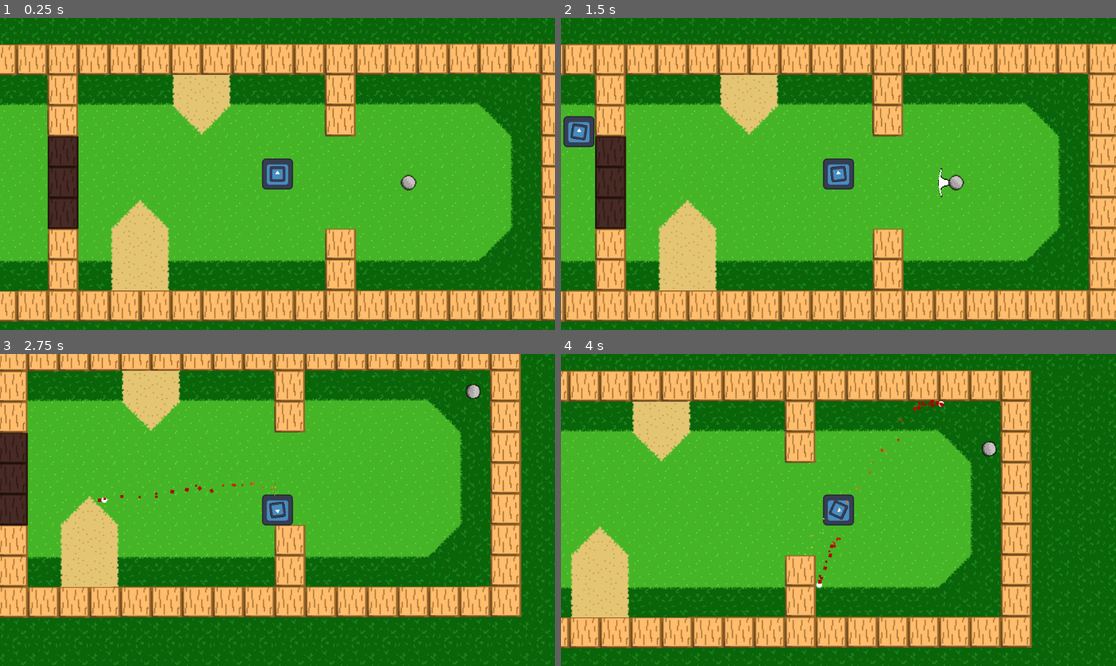
Above: before the commit, frames 1-4 (two rows, left to right).
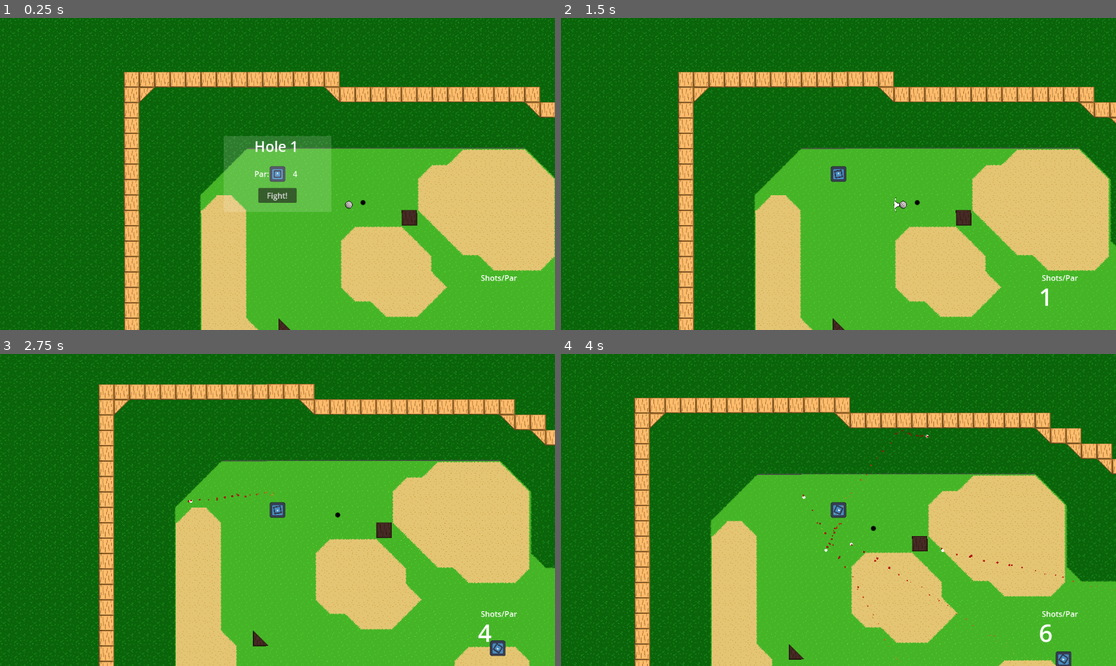
Above: after the commit, the same moments.

Repository: Sabertooth-Software/Bunker-Buster
Game: Godot game, scene res://Scenes/Levels/Hole 4.tscn
Two runs of this game, one before a commit and one after it. Both use one fixed random seed, a clock stepped at 60 frames per second and the inputs below. Before the commit the project starts from res://Scenes/Levels/GolfTiles.tscn. The engine's default icon, where the game draws it, is replaced by a stand-in: a white triangle on a blue panel in a dark square.
Inputs (mouse positions are in pixels of both pictures, inside the frame that each line leads up to):
- Up to frame 1 (0.25 s): no input
- Up to frame 2 (1.5 s): click (838, 195) at 0.5 s, where only the run after the commit has a clickable "Fight!"; move the mouse to (960, 158) at 1.27 s; press the mouse at (960, 158) at 1.28 s; hold Right (right) from 1.28 s (still down)
- Up to frame 3 (2.75 s): tap Space (shoot) at 1.55, 2.1 s; move the mouse to (166, 525) at 2.02 s; release Right (right) at 2.03 s; release the mouse at (166, 525) at 2.03 s; hold S (down) from 2.03 s (still down); click (166, 525) at 2.3 s
- Up to frame 4 (4 s): move the mouse to (894, 441) at 2.77 s; release S (down) at 2.78 s; press the mouse at (894, 441) at 2.78 s; hold Right (right) 2.78-3.53 s; tap Space (shoot) at 3.05, 3.6 s; move the mouse to (810, 572) at 3.52 s; release the mouse at (810, 572) at 3.53 s; hold Up (up) from 3.53 s (still down); click (810, 572) at 3.8 s

The runs differ from the first frame. In frame 1, 77% of the frame differs, in the area x 0-100%, y 0-100%; in frame 2, 74%; in frame 3, 76%; in frame 4, 71%.

Commit message:
Game modes (#21)
* Refactor and add finish states

* Working

* Correctly set par

* a bit more refactoring

Diff:
--- a/CounterUI.gd
+++ b/CounterUI.gd
@@ -1,9 +1,9 @@
 extends Control
 
-@onready var _count_text:RichTextLabel= $counter
+@onready var _count_text: RichTextLabel = $counter
+# Called when the node enters the scene tree for the first time.
+func _ready():
+	ShotCounter.score_update.connect(_on_score_update)
 
-func _ready():
-	ShotCounter.update_ui.connect(_on_update_ui)
-
-func _on_update_ui(score:int,par:int):
-	_count_text.text = (str(score)+"/"+str(par))
+func _on_score_update(score: int):
+	_count_text.text = str(score)
--- a/Scenes/Characters/tank.tscn
+++ b/Scenes/Characters/tank.tscn
@@ -42,5 +42,4 @@
 3: ExtResource("6_5xvq7")
 }
 
-[connection signal="terrain_changed" from="TerrainDetector" to="." method="_on_terrain_detector_terrain_changed"]
 [connection signal="terrain_changed" from="TerrainDetector" to="TerrainParticleSpawner" method="_on_terrain_detector_terrain_changed"]
--- a/Scenes/Components/EndResults.gd
+++ b/Scenes/Components/EndResults.gd
@@ -5,7 +5,6 @@
 
 # Called when the node enters the scene tree for the first time.
 func _ready():
-	ShotCounter.end_level.connect(_on_end_level)
 	card.hide()
 
 func set_score(level:String,score:int):
--- a/Scenes/Components/LevelData.gd
+++ b/Scenes/Components/LevelData.gd
@@ -1,9 +1,10 @@
 extends Node2D
+class_name LevelData
 
-@export var par:int
-@export var current_level:String
-@export var next_level:String
+@export var par: int
+@export var current_level: String
+@export var next_level: String
 
-func _ready():
-	ShotCounter.update_level(par,current_level,next_level)
-	ShotCounter._update_dict(current_level,0)
+func _init(_par: int):
+	par = _par
+	#set name
--- a/Scenes/Components/StartUIBox.gd
+++ b/Scenes/Components/StartUIBox.gd
@@ -4,13 +4,8 @@
 
 # Called when the node enters the scene tree for the first time.
 func _ready():
-	_update_level()
-
-
-func _update_level():
-	level_name.set_text(ShotCounter.current_level)
-	par.set_text(str(ShotCounter._par))
-
+	var level_data: LevelData = SceneManager.get_level_data()
+	par.set_text(str(level_data.par))
 
 func _on_start_level_pressed():
 	get_node("Scorecard").hide()
--- a/Scenes/Levels/Hole 4.tscn
+++ b/Scenes/Levels/Hole 4.tscn
@@ -8,6 +8,10 @@
 [ext_resource type="PackedScene" uid="uid://7sckx3547nbi" path="res://Scenes/Objects/golf_ball.tscn" id="6_qun68"]
 [ext_resource type="PackedScene" uid="uid://dk0vl7gvy64nc" path="res://Scenes/Components/GUI.tscn" id="7_xlvsu"]
 [ext_resource type="PackedScene" uid="uid://bxv4iggssnkxr" path="res://Scenes/Components/LevelData.tscn" id="8_4hmhe"]
+[ext_resource type="Script" path="res://Scripts/Objects/Hole.gd" id="9_j4bpm"]
+
+[sub_resource type="CircleShape2D" id="CircleShape2D_jubvk"]
+radius = 6.0
 
 [node name="Node2D" type="Node2D"]
 
@@ -77,7 +81,7 @@
 target = NodePath("")
 
 [node name="GolfBall" parent="." instance=ExtResource("6_qun68")]
-position = Vector2(1175, -64)
+position = Vector2(504, -383)
 
 [node name="GUI" parent="." instance=ExtResource("7_xlvsu")]
 
@@ -85,3 +89,14 @@
 par = 4
 current_level = "Hole 4"
 next_level = "Hole 5"
+
+[node name="Area2D" type="Area2D" parent="."]
+collision_layer = 0
+collision_mask = 64
+script = ExtResource("9_j4bpm")
+
+[node name="CollisionShape2D" type="CollisionShape2D" parent="Area2D"]
+position = Vector2(534, -387)
+shape = SubResource("CircleShape2D_jubvk")
+
+[connection signal="body_entered" from="Area2D" to="Area2D" method="_on_body_entered"]
--- a/Scenes/Objects/golf_ball.tscn
+++ b/Scenes/Objects/golf_ball.tscn
@@ -12,7 +12,7 @@
 radius = 8.75
 
 [node name="GolfBall" type="RigidBody2D"]
-collision_layer = 2
+collision_layer = 66
 collision_mask = 11
 gravity_scale = 2.66454e-15
 continuous_cd = 1
--- a/Scripts/Characters/Tank.gd
+++ b/Scripts/Characters/Tank.gd
@@ -23,6 +23,3 @@
 
 func look(point: Vector2):
 	canon.look_at(point)
-
-func _on_terrain_detector_terrain_changed(new_terrain):
-	print(new_terrain)
--- a/Scripts/Components/SceneManager.gd
+++ b/Scripts/Components/SceneManager.gd
@@ -1,14 +1,21 @@
 extends Node
 
+var level_data: Dictionary
 
-# Called when the node enters the scene tree for the first time.
+signal scene_changed()
+
 func _ready():
-	pass # Replace with function body.
-
+	level_data = {
+		"res://Scenes/Levels/Hole 1.tscn": LevelData.new(1),
+		"res://Scenes/Levels/Hole 2.tscn": LevelData.new(2),
+		"res://Scenes/Levels/Hole 3.tscn": LevelData.new(3),
+		"res://Scenes/Levels/Hole 4.tscn": LevelData.new(4),
+	}
 
 func change_scene(name: String):
 	get_tree().change_scene_to_file("res://Scenes/Levels/"+name+".tscn")
 	print("Changing Scene to "+name)
-# Called every frame. 'delta' is the elapsed time since the previous frame.
-func _process(delta):
-	pass
+
+func get_level_data() -> LevelData:
+	var current_scene = get_tree().get_current_scene().scene_file_path
+	return level_data.get(current_scene)
--- a/Scripts/Components/ShotCounter.gd
+++ b/Scripts/Components/ShotCounter.gd
@@ -1,48 +1,20 @@
 extends Node2D
 
-@onready var shots = 0
 @onready var total_score = 0
 @onready var _par = 0
+
 var scores:Dictionary
 
-var current_level: String
-var next_level: String
+signal shoot()
+signal score_update(score: int)
 
-signal update_ui(score:int,par:int)
-signal end_level(hole_score:int,total_score:int,cur_level:String)
-# Called when the node enters the scene tree for the first time.
 func _ready():
-	pass
+	shoot.connect(_on_shoot)
 
-func _update_dict(level:String, score:int):
-	scores[level] = score
-
-func _update_ui():
-	update_ui.emit(shots,_par)
-
-func update_level(par:int,_current_level:String,_next_level:String): #set par, current level, and next level when level loads
-	_par = par
-	current_level = _current_level
-	next_level = _next_level
-	shots = 0
-	_update_ui()
-
-
-func increase_shots():
-	shots = shots+1
-	print("Shots: " + str(shots))
-	_update_ui()
-
-func finish_level():
-	total_score = (total_score +(shots-_par))
-	print("Current score is "+str(total_score))
-	scores[current_level] = (shots-_par)
-	for element in scores:
-		end_level.emit(scores[element],total_score,element)
-
-func _on_golf_ball_increase_shot():
-	increase_shots()
-
-
-func _on_player_tank_increase_shot():
-	increase_shots()
+func _on_shoot():
+	var current_scene = get_tree().get_current_scene().scene_file_path
+	if scores.get(current_scene) != null:
+		scores[current_scene] += 1
+	else:
+		scores[current_scene] = 1
+	score_update.emit(scores[current_scene])
--- a/Scripts/MainCharacter.gd
+++ b/Scripts/MainCharacter.gd
@@ -3,14 +3,14 @@
 
 @export var bullet: PackedScene
 
-
 func _process(_delta):
 	if Input.is_action_just_pressed("shoot"):
 		var shooting_vector: Vector2 = get_global_mouse_position() - global_position
 		super.shoot(shooting_vector, bullet)
-		ShotCounter.increase_shots()
+		ShotCounter.shoot.emit()
 	if Input.is_action_just_pressed("debug_finishlevel"):
 		ShotCounter.finish_level()
+
 
 func _physics_process(_delta):
 	super.look(get_global_mouse_position())
--- /dev/null
+++ b/Scripts/Objects/Hole.gd
@@ -0,0 +1,5 @@
+extends Area2D
+
+func _on_body_entered(body):
+	if body is GolfBall:
+		body.queue_free()
--- a/Scripts/Objects/golf_ball.gd
+++ b/Scripts/Objects/golf_ball.gd
@@ -1,4 +1,5 @@
 extends RigidBody2D
+class_name GolfBall
 
 @onready var terrain_detector: TerrainDetector = $TerrainDetector
 @onready var arrow: Node2D = $Arrow
@@ -11,6 +12,7 @@
 var _start_position: Vector2
 var _shoot_vector: Vector2
 var _deccel: float
+var _proportion: float
 
 # Called when the node enters the scene tree for the first time.
 func _ready():
@@ -23,15 +25,15 @@
 		_start_position = get_global_mouse_position()
 	if Input.is_action_pressed("putt"):
 		_shoot_vector = _start_position - get_global_mouse_position()
-		var proportion: float = clampf(_shoot_vector.length()/max_shot_power, 0, 1)
-		arrow.scale.y = proportion * .75
+		_proportion = clampf(_shoot_vector.length()/max_shot_power, 0, 1)
+		arrow.scale.y = _proportion * .75
 		arrow.global_rotation = _shoot_vector.normalized().angle() + (PI/2)
 	if Input.is_action_just_released("putt"):
 		arrow.visible = false
-		_shoot_vector = _shoot_vector.normalized() * speed_modifier
+		_shoot_vector = _shoot_vector.normalized() * speed_modifier * _proportion
 		apply_central_impulse(_shoot_vector)
 		arrow.scale.y = 0
-		ShotCounter.increase_shots()
+		ShotCounter.shoot.emit()
 
 func _physics_process(delta):
 	var slow_vector: Vector2 = lerp(linear_velocity, Vector2.ZERO, _deccel) * -1
--- a/project.godot
+++ b/project.godot
@@ -11,7 +11,7 @@
 [application]
 
 config/name="Go-godot-jam-4"
-run/main_scene="res://Scenes/Levels/GolfTiles.tscn"
+run/main_scene="res://Scenes/Levels/Hole 4.tscn"
 config/features=PackedStringArray("4.0", "Forward Plus")
 config/icon="res://icon.svg"
 
@@ -74,6 +74,7 @@
 2d_physics/layer_4="Enemy"
 2d_physics/layer_5="Projectile"
 2d_physics/layer_6="Terrain"
+2d_physics/layer_7="Ball"
 
 [rendering]
 
Not shown: 1 places in Scenes/Levels/Hole 4.tscn that only renumber resources
